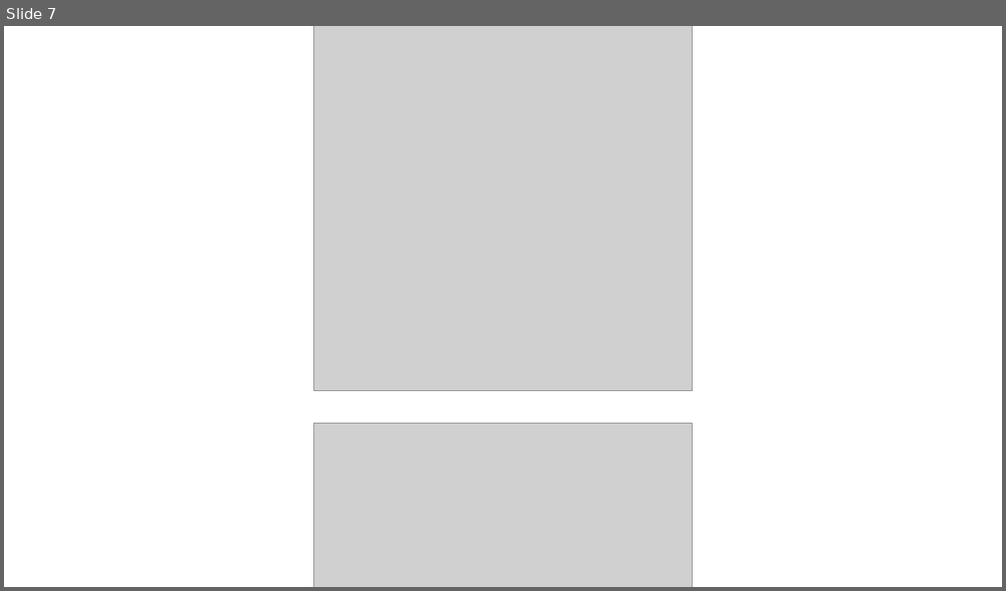
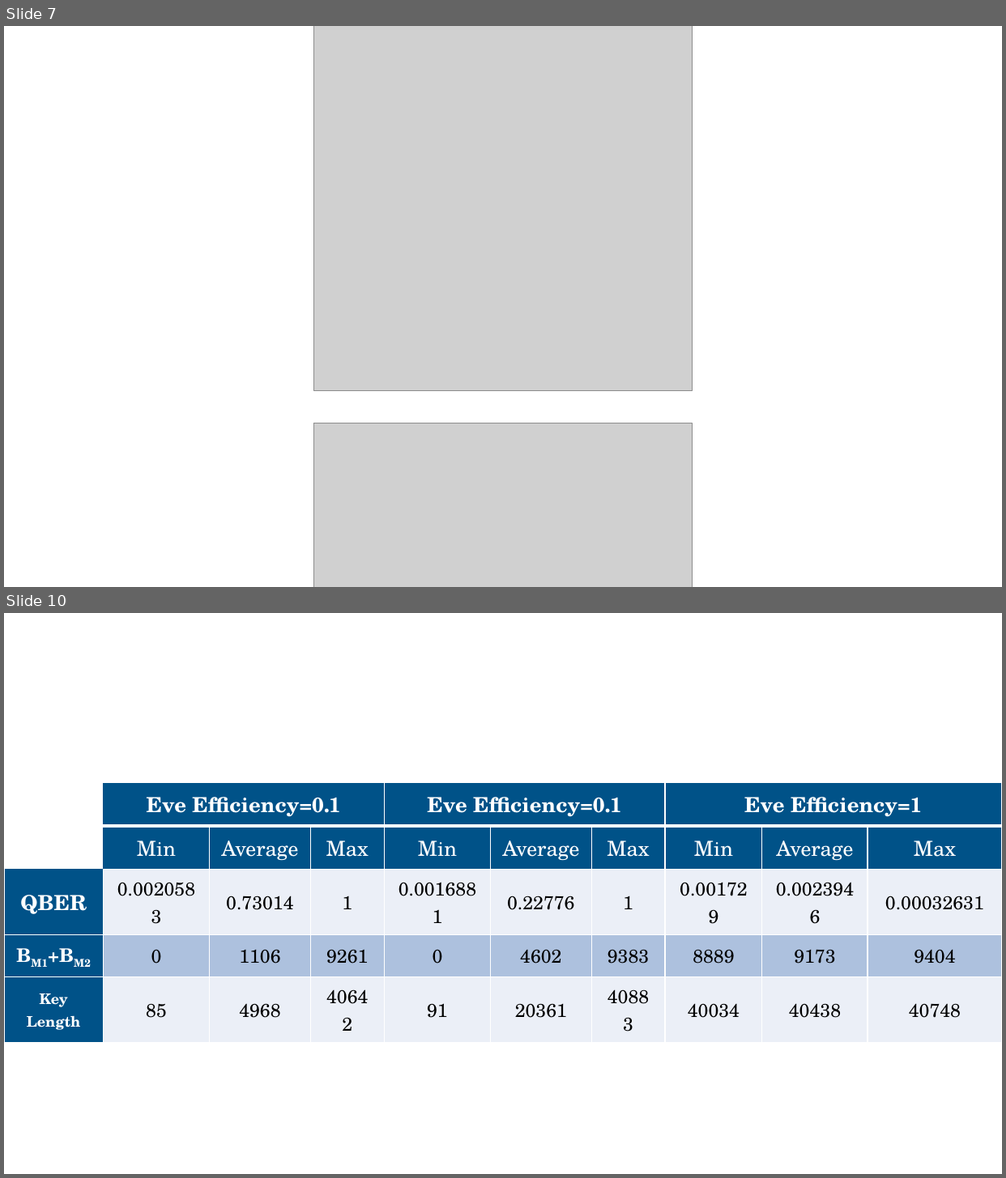
Before and after one commit to pqnarte/LinkPlanner, a slide deck: doc/tex/sdf/tq_76558_cow_protocol/figures_raw/Full2.pptx. Shown one above the other, each under a label of ours: slide 7 before the commit, slides 7 and 10 after it; the slides between them are not shown. The pictures are 1006x591 and 1006x1178 pixels, drawn with LibreOffice and Linux fonts; fonts in the diff are those of the drawing; grey boxes stand for pictures. Boxes give left, top, right and bottom in pixels: in the first picture for what was removed or moved away, otherwise in the second. Text is boxed around its words. In the diff, an @@ line names an element or a change of style, - is before the commit and + after.

```diff
--- a/doc/tex/sdf/tq_76558_cow_protocol/figures_raw/Full2.pptx
+++ b/doc/tex/sdf/tq_76558_cow_protocol/figures_raw/Full2.pptx
@@ slide 10 added at [4, 613, 1002, 1174], background #FFFFFF @@
@@ table added at [4, 783, 1002, 1033], 5 rows, 10 columns @@
+ | Eve Efficiency=0.1 |  |  | Eve Efficiency=0.1 |  |  | Eve Efficiency=1 |  | 
+ | Min | Average | Max | Min | Average | Max | Min | Average | Max
+QBER | 0.0020583 | 0.73014 | 1 | 0.0016881 | 0.22776 | 1 | 0.001729 | 0.0023946 | 0.00032631
+BM1+BM2 | 0 | 1106 | 9261 | 0 | 4602 | 9383 | 8889 | 9173 | 9404
+Key Length | 85 | 4968 | 40642 | 91 | 20361 | 40883 | 40034 | 40438 | 40748
```
Also in this commit, not shown: 1 slide changed, 1 other slide added, 10 other files.
